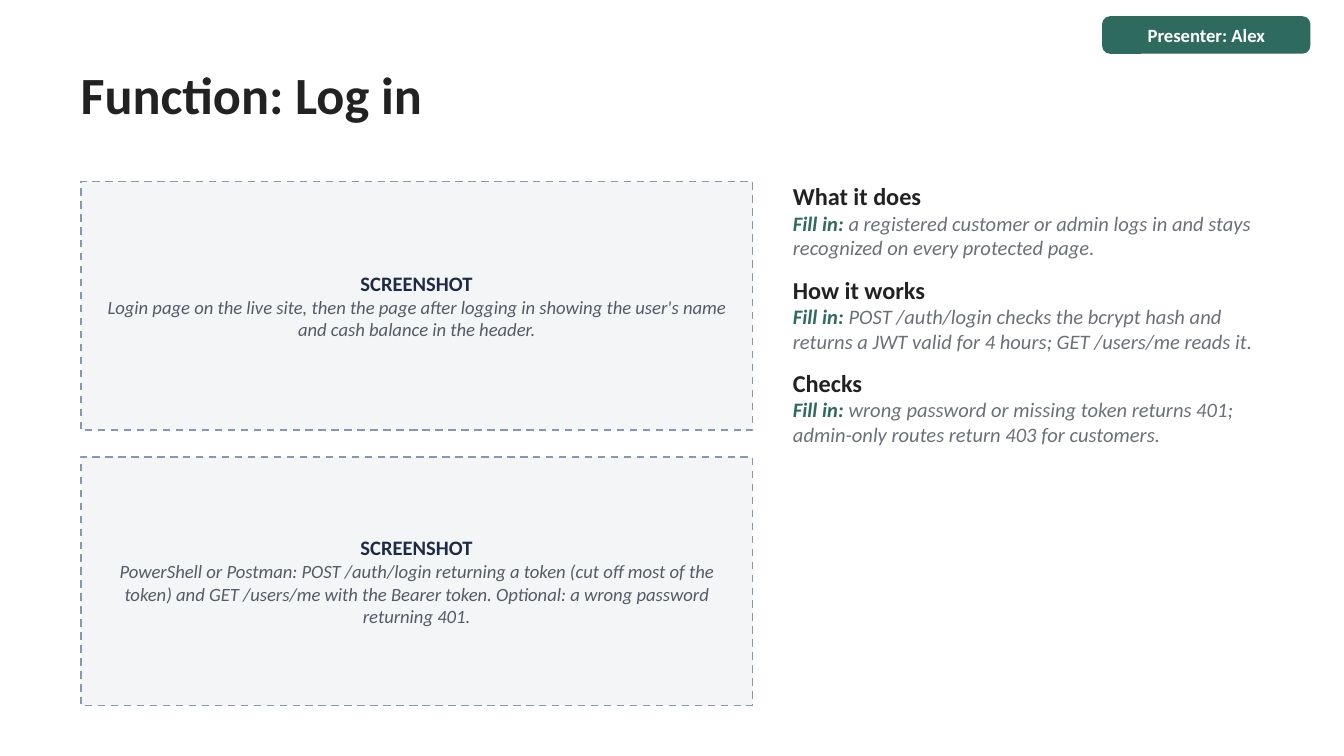
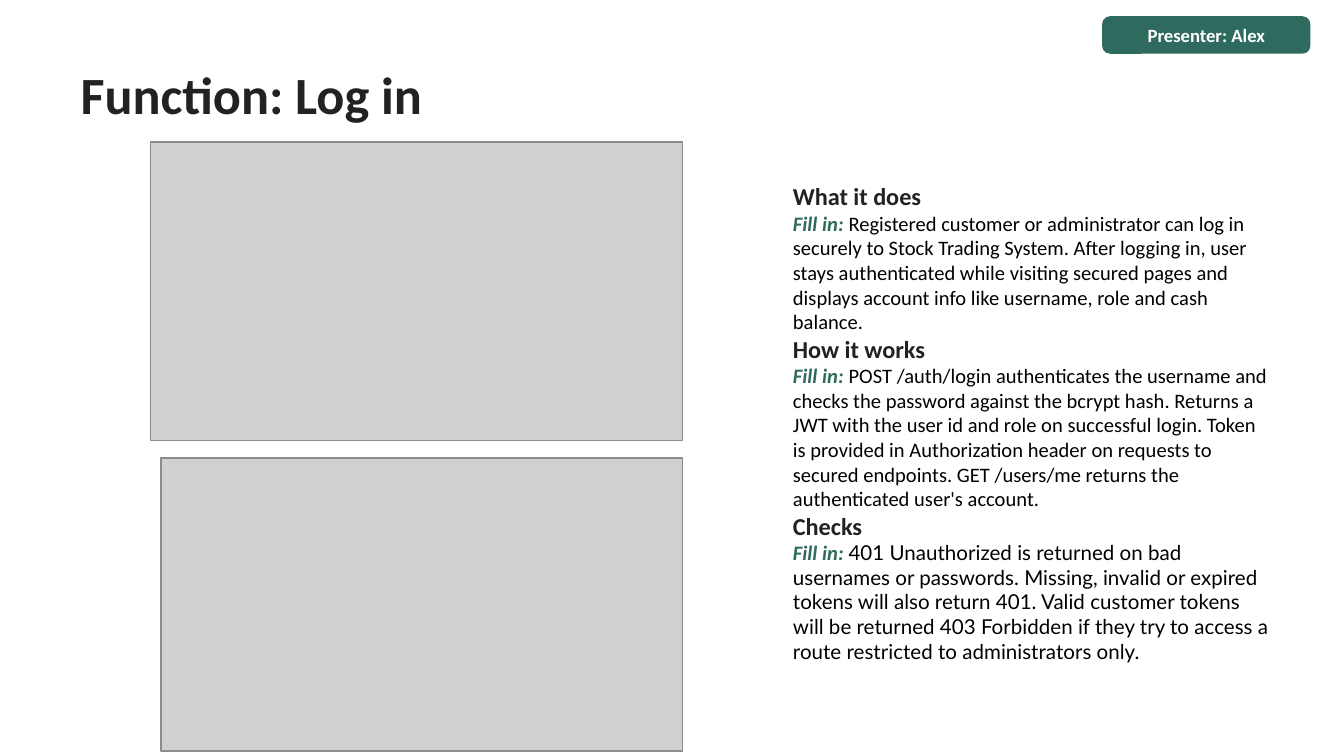
Before and after one commit to kish1212-ASU/IFT401_Capstone_Fall-2026, a slide deck: slide 13 of docs/final build/IFT401_Houser_Ruebush_Kishineff_Final Deck.pptx. Drawn at 1344x756 pixels with LibreOffice and Linux fonts; fonts in the diff are those of the drawing; grey boxes stand for pictures. Boxes give left, top, right and bottom in pixels: in the first picture for what was removed or moved away, otherwise in the second. Text is boxed around its words. In the diff, an @@ line names an element or a change of style, - is before the commit and + after.

```diff
--- a/docs/final build/IFT401_Houser_Ruebush_Kishineff_Final Deck.pptx
+++ b/docs/final build/IFT401_Houser_Ruebush_Kishineff_Final Deck.pptx
@@ picture added at (x1=151, y1=142, x2=683, y2=441) @@
@@ rectangle removed at (x1=81, y1=181, x2=753, y2=430) @@
@@ text at (x1=793, y1=216, x2=1246, y2=329): text changed; text colour #6B7078 to #000000; italic off @@
-Fill in: a registered customer or admin logs in and stays recognized on every protected page.
+Fill in: Registered customer or administrator can log in securely to Stock Trading System. After logging in, user stays authenticated while visiting secured pages and displays account info like username, role and cash balance.
@@ text removed at (x1=108, y1=277, x2=726, y2=336) @@
-SCREENSHOT
-Login page on the live site, then the page after logging in showing the user's name and cash balance in the header.
@@ text at (x1=793, y1=368, x2=1266, y2=506): text changed; text colour #6B7078 to #000000; italic off @@
-Fill in: POST /auth/login checks the bcrypt hash and returns a JWT valid for 4 hours; GET /users/me reads it.
+Fill in: POST /auth/login authenticates the username and checks the password against the bcrypt hash. Returns a JWT with the user id and role on successful login. Token is provided in Authorization header on requests to secured endpoints. GET /users/me returns the authenticated user's account.
@@ rectangle removed at (x1=81, y1=457, x2=753, y2=706) @@
@@ picture added at (x1=161, y1=458, x2=683, y2=751) @@
@@ text removed at (x1=120, y1=541, x2=714, y2=626) @@
-SCREENSHOT
-PowerShell or Postman: POST /auth/login returning a token (cut off most of the token) and GET /users/me with the Bearer token. Optional: a wrong password returning 401.
@@ text at (x1=793, y1=545, x2=1268, y2=663): text changed; font Calibri to Lato; text colour #6B7078 to #000000; italic off @@
-Fill in: wrong password or missing token returns 401; admin-only routes return 403 for customers.
+Fill in: 401 Unauthorized is returned on bad usernames or passwords. Missing, invalid or expired tokens will also return 401. Valid customer tokens will be returned 403 Forbidden if they try to access a route restricted to administrators only.
```
Also in this commit, not shown: 9 other slides changed.
